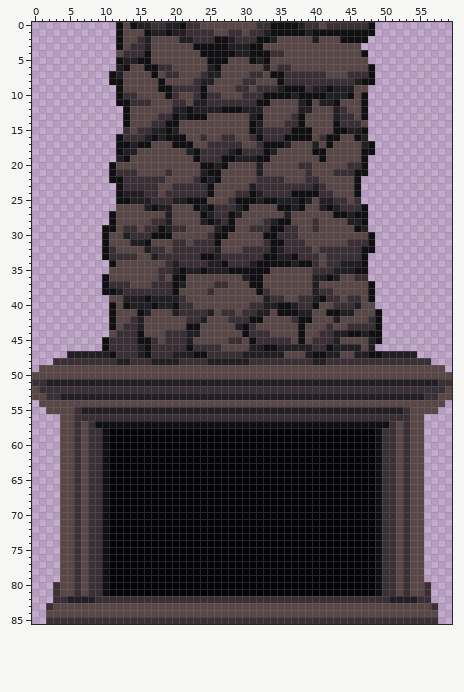
A sprite sheet gets an edit: assets/images/props/cabin/fireplace.png. The picture above was drawn from the file before the commit.
The file is 60x86 pixels. Colours within 5 levels of each other are drawn and written as one.
After:
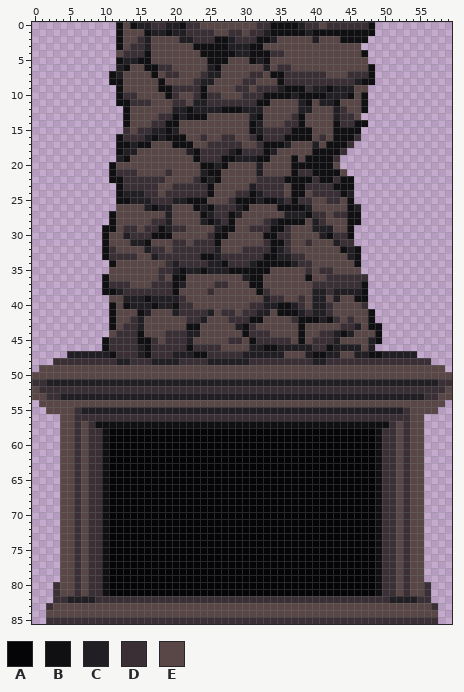
Palette (. is transparent): A #050407  B #100f12  C #221f24  D #392f34  E #584746
Changes in this commit:
Changed rows in their new state; - is an unchanged pixel.
first column x 36:
13 -----------.--
14 ----------BB--
15 ---------BB.--
16 ------E-BBD.--
17 -------BBD...-
18 ------BBD....-
19 -B-BB-BD....--
20 -BBBBBB-....--
21 -BD-BBBBE...--
22 BBBB-BBDBB.---
23 EBB-D-DBBB.---
24 E--ED--DBC.---
25 DBDD-ED-EB.---
26 -B-C-EEEEBC.--
27 -CCBDD-DDB-.--
28 -BB-CD---BB.--
29 -E--CCC--B..--
30 -E---CBDDB...-
31 -EED---CD-...-
32 -EEE-EEEBCB..-
33 -D-EE-EEECB.--
34 --DDE-EEEEB.--
35 ---DE--EEEE.--
36 ---BEEDDDD----
37 ----DDDDDDDB.-
38 -----C-CCCCB.-
39 ---E-CEC-EBB.-
40 ---ECCDEEEED.-
41 ---DCCDEEE--B.
42 ----BCBD-D--B.
43 ------E-D-CEB-
44 --------BCEEE-
